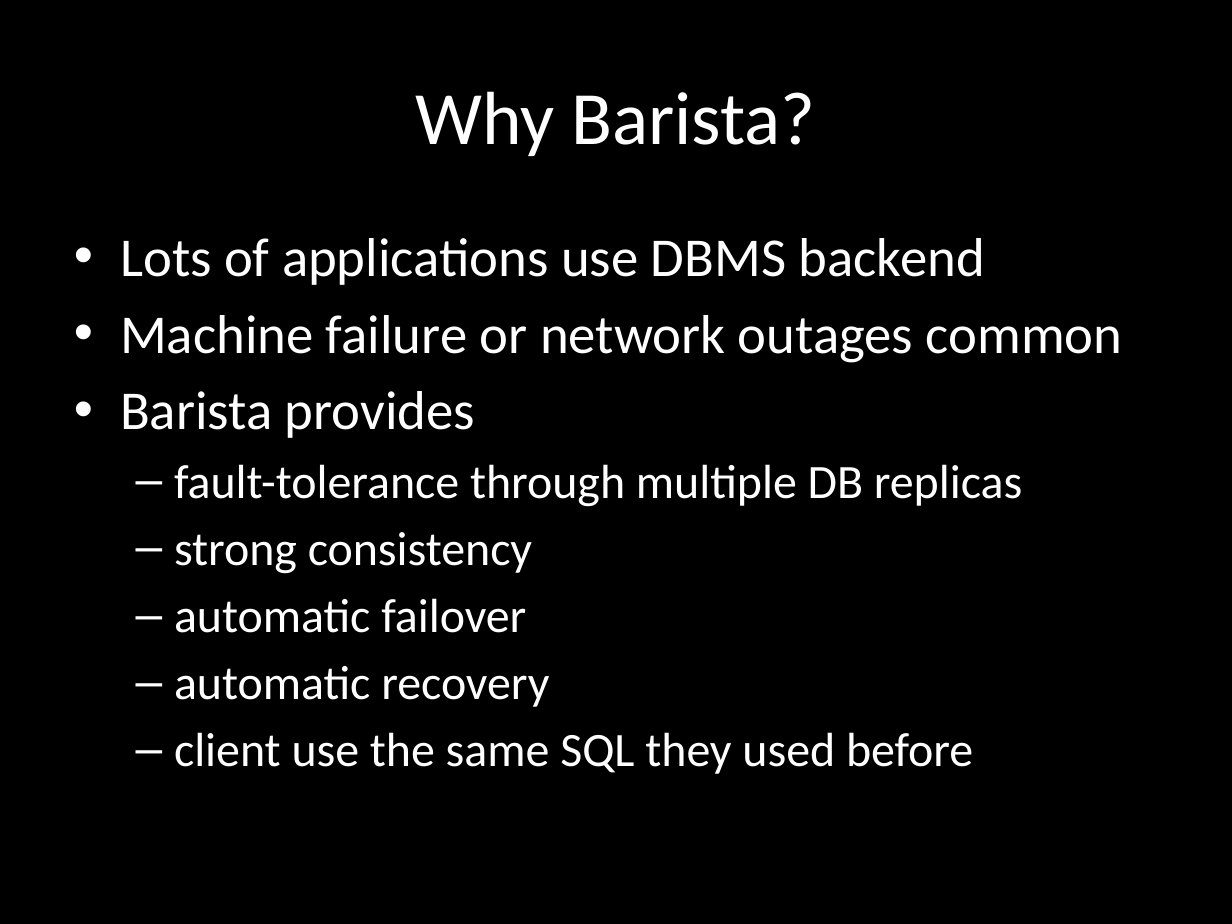
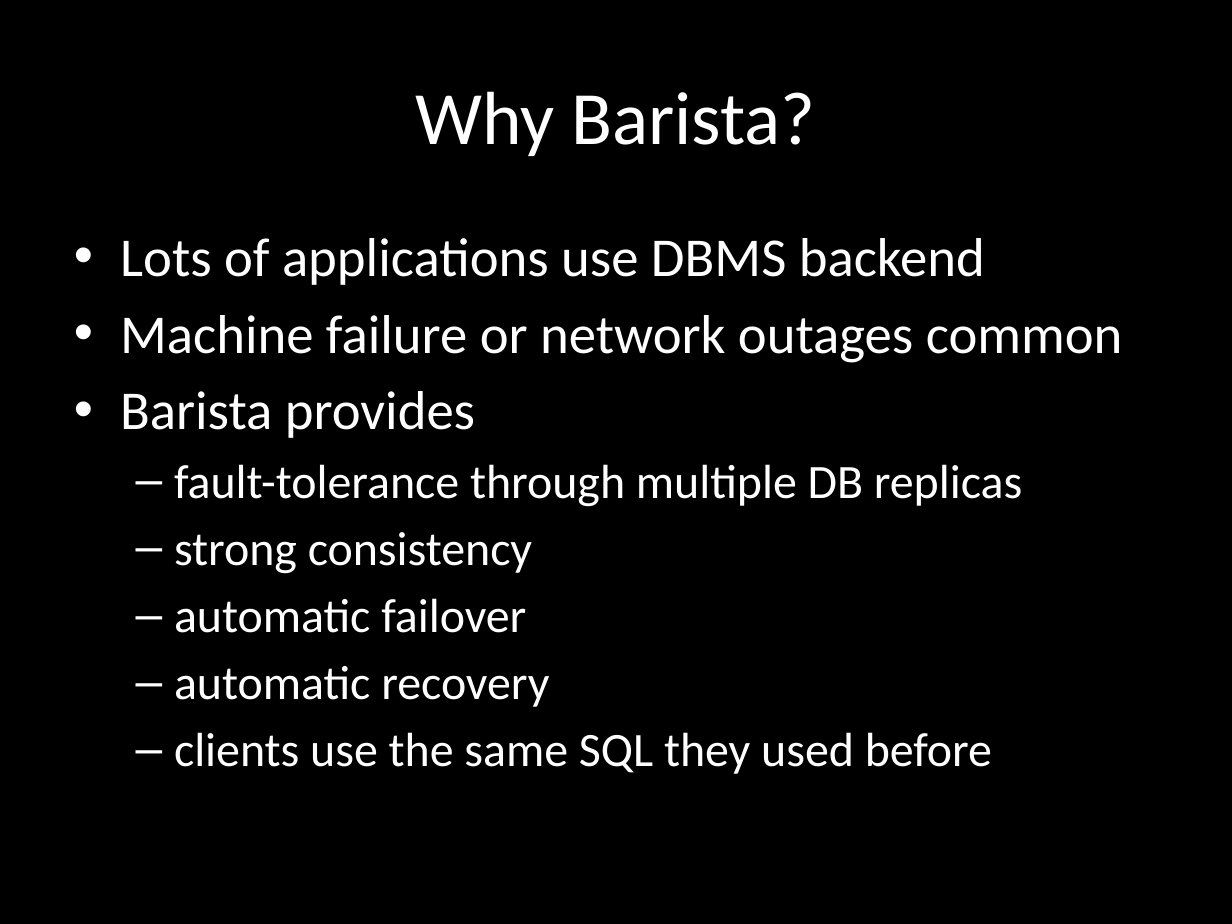
Before and after one commit to anantb/barista, a slide deck: slide 2 of slides/barista-checkoff-demo.pptx. Drawn at 1232x924 pixels with LibreOffice and Linux fonts; fonts in the diff are those of the drawing. Boxes give left, top, right and bottom in pixels: in the first picture for what was removed or moved away, otherwise in the second. Text is boxed around its words. In the diff, an @@ line names an element or a change of style, - is before the commit and + after.

```diff
--- a/slides/barista-checkoff-demo.pptx
+++ b/slides/barista-checkoff-demo.pptx
@@ text at [174,732,992,774]: text changed @@
-  – client use the same SQL they used before
+  – clients use the same SQL they used before
```
Also in this commit, not shown: 1 other slide changed.
